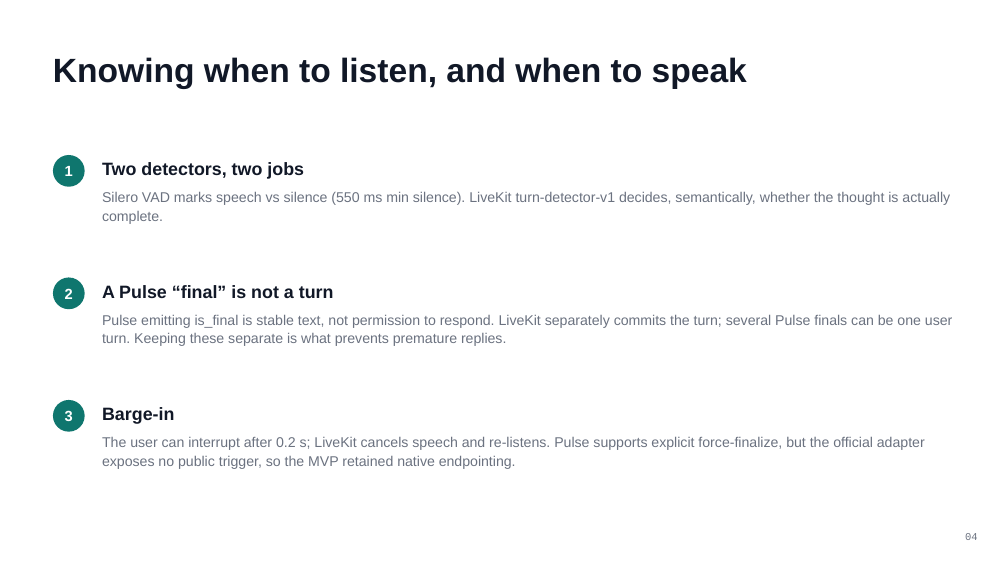
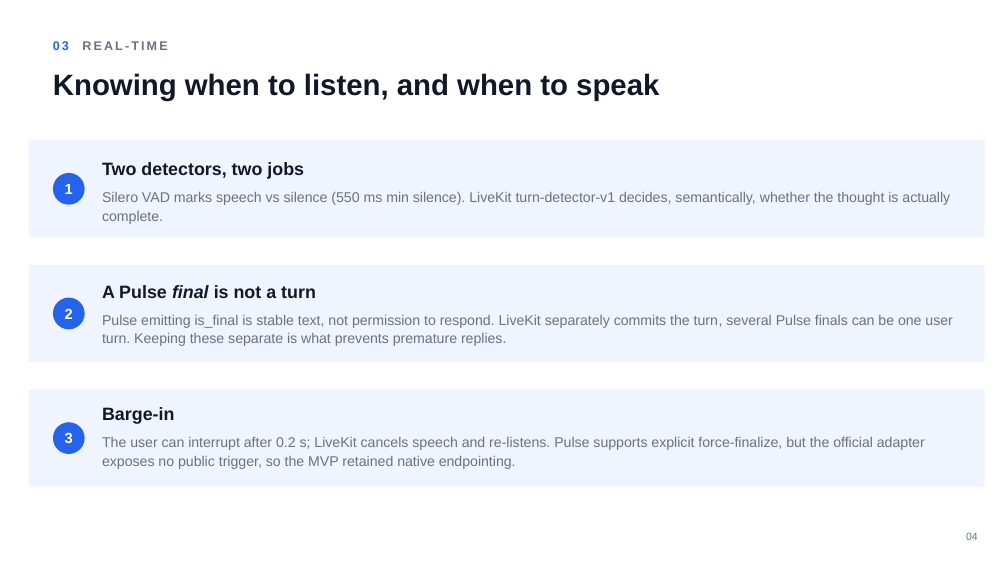
Before and after one commit to Akshita-Garg/voice-agent-eval, a slide deck: slide 4 of Smallest_Voice_Agent_Report.pptx. Drawn at 1008x567 pixels with LibreOffice and Linux fonts; fonts in the diff are those of the drawing. Boxes give left, top, right and bottom in pixels: in the first picture for what was removed or moved away, otherwise in the second. Text is boxed around its words. In the diff, an @@ line names an element or a change of style, - is before the commit and + after.

Commit message:
chore: finalize voice agent assignment

```diff
--- a/Smallest_Voice_Agent_Report.pptx
+++ b/Smallest_Voice_Agent_Report.pptx
@@ text added at (x1=53, y1=41, x2=167, y2=50), 12 pt, text #6B7280, bold @@
+03 REAL-TIME
@@ text "Knowing when to listen, and ..." moved from (x1=53, y1=57, x2=747, y2=89) to (x1=53, y1=73, x2=659, y2=101) @@
@@ text "Knowing when to listen, and ..." at (x1=53, y1=73, x2=659, y2=101): size 32 to 28 pt; vertical alignment middle to top @@
@@ rounded rectangle added at (x1=29, y1=140, x2=985, y2=237), fill #EFF4FE @@
@@ rounded rectangle added at (x1=29, y1=265, x2=985, y2=362), fill #EFF4FE @@
@@ 2 texts, 2 rounded rectangles moved together from (x1=53, y1=155, x2=85, y2=309) to (x1=53, y1=173, x2=85, y2=330) @@
@@ text at (x1=102, y1=285, x2=316, y2=298): text changed @@
-A Pulse “final” is not a turn
+A Pulse final is not a turn
@@ text at (x1=102, y1=315, x2=952, y2=346): text changed @@
-Pulse emitting is_final is stable text, not permission to respond. LiveKit separately commits the turn; several Pulse finals can be one user turn. Keeping these separate is what prevents premature replies.
+Pulse emitting is_final is stable text, not permission to respond. LiveKit separately commits the turn, several Pulse finals can be one user turn. Keeping these separate is what prevents premature replies.
@@ rounded rectangle added at (x1=29, y1=389, x2=985, y2=487), fill #EFF4FE @@
@@ text "3" moved from (x1=65, y1=410, x2=73, y2=421) to (x1=65, y1=432, x2=73, y2=443) @@
@@ rounded rectangle moved from (x1=53, y1=400, x2=85, y2=432) to (x1=53, y1=423, x2=85, y2=454) @@
@@ fill #0F766E to #2563EB in 3 elements at (x1=53, y1=173, x2=85, y2=205), (x1=53, y1=298, x2=85, y2=330), (x1=53, y1=423, x2=85, y2=454) @@
@@ text "04" at (x1=966, y1=533, x2=978, y2=540): font Courier New to Arial @@
```
Also in this commit, not shown: 8 other slides changed, 13 other files.
